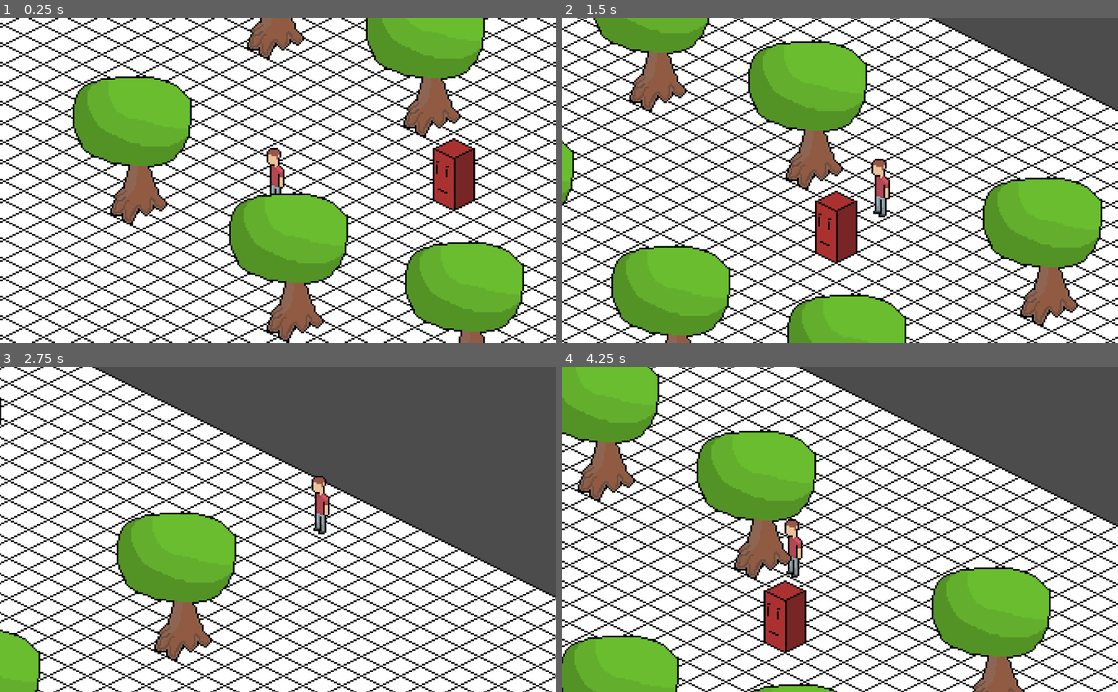
Above: before the commit, frames 1-4 (two rows, left to right).
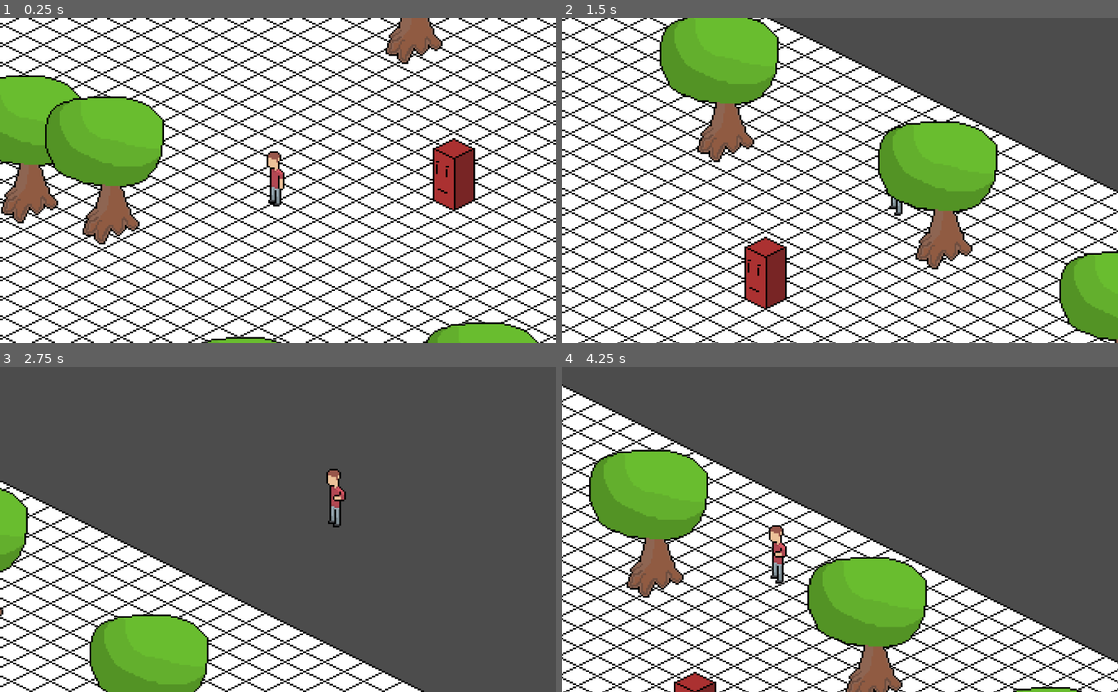
Above: after the commit, the same moments.

Repository: TyGuy54/Game_Project
Game: Godot game, scene res://Worlds/World.tscn
Two runs of this game, one before a commit and one after it. Both use one fixed random seed, a clock stepped at 60 frames per second and the inputs below. The project has no main scene, so this scene is started directly.
Inputs:
- Up to frame 1 (0.25 s): no input
- Up to frame 2 (1.5 s): tap Enter at 0.5 s; hold Right (ui_right) 0.53-1.28 s; hold Space (attack) 0.53-1.28 s; hold Down (ui_down) from 1.28 s (still down); tap Space (attack) at 1.35 s
- Up to frame 3 (2.75 s): release Down (ui_down) at 2.03 s; hold Right (ui_right) from 2.03 s (still down); hold Space (attack) from 2.03 s (still down)
- Up to frame 4 (4.25 s): release Right (ui_right) at 2.78 s; release Space (attack) at 2.78 s; hold Up (ui_up) 2.78-3.53 s; tap Space (attack) at 2.85 s; hold Left (ui_left) from 3.53 s (still down); hold Space (attack) from 3.53 s (still down)

The runs differ from the first frame. In frame 1, 29% of the frame differs, in the area x 0-97%, y 0-100%; in frame 2, 67%; in frame 3, 60%; in frame 4, 69%, in the area x 0-100%, y 0-100%.

Commit message:
added player animation for idle and walking

Diff:
--- a/Isometric Game Project/Player/Player.gd
+++ b/Isometric Game Project/Player/Player.gd
@@ -8,7 +8,10 @@
 export var player_damage = 5
 
 var velocity = Vector2.ZERO
+var animation_player = null
 
+func _ready():
+	animation_player = $AnimationPlayer
 
 # this is so the player moves isometricly in a grid some what.
 func cartision_to_isometric(cartision):
@@ -22,7 +25,13 @@
 	velocity.y = Input.get_action_strength("ui_left") - Input.get_action_strength("ui_right")
 
 	velocity = velocity.normalized() * speed
+	print(velocity)
 	velocity = cartision_to_isometric(velocity)
+
+	if velocity != Vector2.ZERO:
+		animation_player.play("Run_Left")
+	else:
+		animation_player.play('Idle')
 
 
 func player_atack():
--- a/Isometric Game Project/Player/Player.tscn
+++ b/Isometric Game Project/Player/Player.tscn
@@ -1,11 +1,60 @@
-[gd_scene load_steps=6 format=2]
+[gd_scene load_steps=9 format=2]
 
-[ext_resource path="res://assests/isometric_player_character.png" type="Texture" id=1]
+[ext_resource path="res://assests/player_assets/isometric_player_character_animation-Sheet.png" type="Texture" id=1]
 [ext_resource path="res://Player/Player.gd" type="Script" id=2]
 [ext_resource path="res://Player/attack_box.gd" type="Script" id=3]
 
 [sub_resource type="CircleShape2D" id=1]
 radius = 5.09902
+
+[sub_resource type="Animation" id=3]
+resource_name = "Idle"
+length = 0.3
+loop = true
+tracks/0/type = "value"
+tracks/0/path = NodePath("Sprite:frame")
+tracks/0/interp = 1
+tracks/0/loop_wrap = true
+tracks/0/imported = false
+tracks/0/enabled = true
+tracks/0/keys = {
+"times": PoolRealArray( 0, 0.1, 0.2 ),
+"transitions": PoolRealArray( 1, 1, 1 ),
+"update": 1,
+"values": [ 0, 1, 2 ]
+}
+
+[sub_resource type="Animation" id=4]
+length = 0.001
+tracks/0/type = "value"
+tracks/0/path = NodePath("Sprite:frame")
+tracks/0/interp = 1
+tracks/0/loop_wrap = true
+tracks/0/imported = false
+tracks/0/enabled = true
+tracks/0/keys = {
+"times": PoolRealArray( 0 ),
+"transitions": PoolRealArray( 1 ),
+"update": 0,
+"values": [ 3 ]
+}
+
+[sub_resource type="Animation" id=5]
+resource_name = "Run_Left"
+length = 0.7
+loop = true
+tracks/0/type = "value"
+tracks/0/path = NodePath("Sprite:frame")
+tracks/0/interp = 1
+tracks/0/loop_wrap = true
+tracks/0/imported = false
+tracks/0/enabled = true
+tracks/0/keys = {
+"times": PoolRealArray( 0, 0.1, 0.2, 0.3, 0.4, 0.5 ),
+"transitions": PoolRealArray( 1, 1, 1, 1, 1, 1 ),
+"update": 1,
+"values": [ 3, 4, 5, 6, 7, 8 ]
+}
 
 [sub_resource type="RectangleShape2D" id=2]
 extents = Vector2( 3.5, 10 )
@@ -15,17 +64,25 @@
 
 [node name="Sprite" type="Sprite" parent="."]
 texture = ExtResource( 1 )
+hframes = 9
+frame = 3
 
 [node name="CollisionShape2D" type="CollisionShape2D" parent="."]
-position = Vector2( -2, 12 )
+position = Vector2( -1, 12 )
 shape = SubResource( 1 )
 
+[node name="AnimationPlayer" type="AnimationPlayer" parent="."]
+autoplay = "Idle"
+anims/Idle = SubResource( 3 )
+anims/RESET = SubResource( 4 )
+anims/Run_Left = SubResource( 5 )
+
 [node name="attack_box" type="Area2D" parent="."]
-position = Vector2( 22, -7 )
+position = Vector2( -18, -7 )
 script = ExtResource( 3 )
 
 [node name="damage_zone" type="CollisionShape2D" parent="attack_box"]
-position = Vector2( -40, 4 )
+position = Vector2( 1, 0 )
 shape = SubResource( 2 )
 disabled = true
 
--- a/Isometric Game Project/Worlds/World.tscn
+++ b/Isometric Game Project/Worlds/World.tscn
@@ -1,10 +1,11 @@
-[gd_scene load_steps=12 format=2]
+[gd_scene load_steps=13 format=2]
 
 [ext_resource path="res://assests/wall.png" type="Texture" id=1]
 [ext_resource path="res://assests/white_tile1.png" type="Texture" id=2]
 [ext_resource path="res://Player/Player.tscn" type="PackedScene" id=3]
 [ext_resource path="res://Enimies/test_dummy.tscn" type="PackedScene" id=4]
-[ext_resource path="res://assests/tree.png" type="Texture" id=5]
+[ext_resource path="res://assests/world_assets/tree.png" type="Texture" id=5]
+[ext_resource path="res://tree.tscn" type="PackedScene" id=6]
 
 [sub_resource type="ConvexPolygonShape2D" id=3]
 points = PoolVector2Array( 6, 25, 20, 18, 26, 21, 13, 28 )
@@ -125,27 +126,58 @@
 12"
 }
 
-[node name="Player" parent="." instance=ExtResource( 3 )]
+[node name="YSort" type="YSort" parent="."]
+
+[node name="Player" parent="YSort" instance=ExtResource( 3 )]
 position = Vector2( 76, 100 )
-speed = 150
 
-[node name="YSort" type="YSort" parent="."]
+[node name="test_dummy" parent="YSort" instance=ExtResource( 4 )]
+position = Vector2( 185, 94 )
+z_as_relative = false
+
+[node name="trees" type="YSort" parent="YSort"]
+
+[node name="tree10" parent="YSort/trees" instance=ExtResource( 6 )]
+position = Vector2( 159, 2 )
+
+[node name="tree" parent="YSort/trees" instance=ExtResource( 6 )]
+position = Vector2( -7, -49 )
+
+[node name="tree2" parent="YSort/trees" instance=ExtResource( 6 )]
+position = Vector2( 293, 68 )
+
+[node name="tree3" parent="YSort/trees" instance=ExtResource( 6 )]
+position = Vector2( -27, 113 )
+
+[node name="tree4" parent="YSort/trees" instance=ExtResource( 6 )]
+position = Vector2( 404, 148 )
+
+[node name="tree5" parent="YSort/trees" instance=ExtResource( 6 )]
+position = Vector2( 205, 252 )
+
+[node name="tree6" parent="YSort/trees" instance=ExtResource( 6 )]
+position = Vector2( -77, 100 )
+
+[node name="tree7" parent="YSort/trees" instance=ExtResource( 6 )]
+position = Vector2( -138, 6 )
+
+[node name="tree9" parent="YSort/trees" instance=ExtResource( 6 )]
+position = Vector2( 58, 261 )
+
+[node name="tree8" parent="YSort/trees" instance=ExtResource( 6 )]
+position = Vector2( -264, 73 )
+
+[node name="tree11" parent="YSort/trees" instance=ExtResource( 6 )]
+position = Vector2( 363, 237 )
 
 [node name="Wall" type="TileMap" parent="YSort"]
 mode = 1
 tile_set = SubResource( 2 )
 cell_size = Vector2( 24, 12 )
-cell_tile_origin = 2
+cell_tile_origin = 1
 cell_y_sort = true
 format = 1
-tile_data = PoolIntArray( -393220, 3, 0, -458748, 3, 0, -393199, 3, 0, 327681, 3, 0, 327698, 3, 0, 458763, 3, 0 )
 __meta__ = {
 "_editor_description_": "24
 12"
 }
-
-[node name="YSort2" type="YSort" parent="."]
-
-[node name="test_dummy" parent="YSort2" instance=ExtResource( 4 )]
-position = Vector2( 185, 94 )
-z_as_relative = false
--- a/Isometric Game Project/hit_box.gd
+++ b/Isometric Game Project/hit_box.gd
@@ -1,2 +1 @@
 extends Area2D
-signal hit
--- /dev/null
+++ b/Isometric Game Project/tree.tscn
@@ -0,0 +1,17 @@
+[gd_scene load_steps=3 format=2]
+
+[ext_resource path="res://assests/world_assets/tree.png" type="Texture" id=1]
+
+[sub_resource type="RectangleShape2D" id=1]
+extents = Vector2( 16.5, 10 )
+
+[node name="tree" type="StaticBody2D"]
+
+[node name="Sprite" type="Sprite" parent="."]
+position = Vector2( 1, -21 )
+texture = ExtResource( 1 )
+offset = Vector2( 0, 0.226 )
+
+[node name="CollisionShape2D" type="CollisionShape2D" parent="."]
+position = Vector2( 1.5, 12 )
+shape = SubResource( 1 )
Renamed: Isometric Game Project/assests/isometric_player_character.png -> Isometric Game Project/assests/player_assets/isometric_player_character.png
Not shown, changed: Isometric Game Project/assests/player_assets/isometric_player_character.png.import
Binary file added: Isometric Game Project/assests/player_assets/isometric_player_character_animation-Sheet.png
Not shown, added: Isometric Game Project/assests/player_assets/isometric_player_character_animation-Sheet.png.import
Renamed: Isometric Game Project/assests/tree.png -> Isometric Game Project/assests/world_assets/tree.png
Not shown, changed: Isometric Game Project/assests/world_assets/tree.png.import
